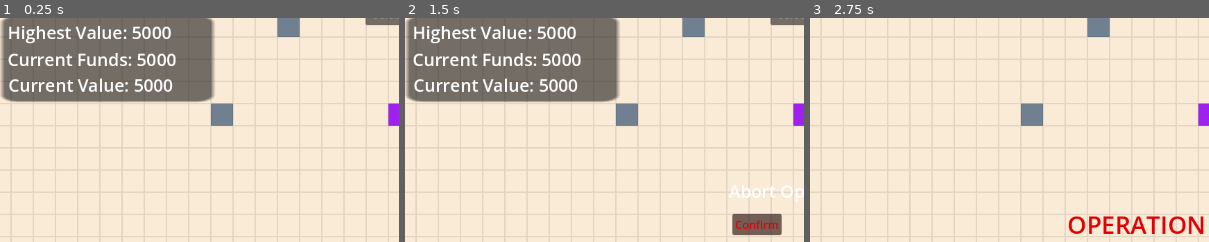
Above: before the commit, frames 1-3 (left to right).
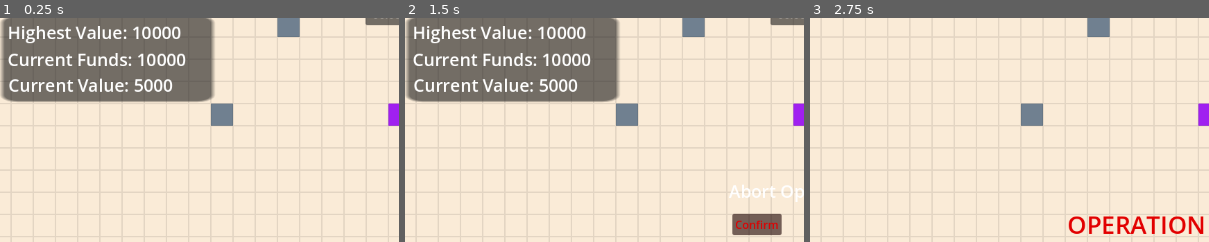
Above: after the commit, the same moments.

Repository: dwlee0802/BusinessTD
Game: Godot game, scene res://Scenes/game.tscn
Two runs of this game, one before a commit and one after it. Both use one fixed random seed, a clock stepped at 60 frames per second and the inputs below.
Inputs:
- Up to frame 1 (0.25 s): no input
- Up to frame 2 (1.5 s): click "Build" at 0.5 s; click "Abort" at 1.25 s
- Up to frame 3 (2.75 s): click "Confirm" at 2 s
The pictures show only the part of the screen within x 0-50%, y 4-54%; the shares and areas given below are measured in that part.

The runs differ from the first frame. In frame 1, 0.3% of the frame differs, in the area x 33-47%, y 3-22%; in frame 2, 0.3%; in frame 3, nothing differs.

Commit message:
Balancing. Fixed layers to show sprites properly.

Diff:
--- a/Scenes/BuildButton.gd
+++ b/Scenes/BuildButton.gd
@@ -1,14 +1,23 @@
 extends Button
 
+var game
 
 # Called when the node enters the scene tree for the first time.
 func _ready():
-	pass # Replace with function body.
+	game = get_parent().get_parent().get_parent().get_parent().get_parent()
 
 
 # Called every frame. 'delta' is the elapsed time since the previous frame.
 func _process(delta):
-	pass
+	if game.operationFunds < 0:
+		get_node("BuildOptionsMenu/MiningDrillButton").disabled = true
+		get_node("BuildOptionsMenu/TurretButton").disabled = true
+		get_node("BuildOptionsMenu/NetworkTowerButton").disabled = true
+	else:
+		get_node("BuildOptionsMenu/MiningDrillButton").disabled = false
+		get_node("BuildOptionsMenu/TurretButton").disabled = false
+		get_node("BuildOptionsMenu/NetworkTowerButton").disabled = false
+
 
 
 func _pressed():
--- a/Scenes/HQ.tscn
+++ b/Scenes/HQ.tscn
@@ -36,6 +36,7 @@
 
 [node name="Healthbar" type="Sprite2D" parent="."]
 modulate = Color(0.698039, 0, 0, 1)
+z_index = 100
 position = Vector2(-99, 109)
 scale = Vector2(200, 4)
 texture = ExtResource("5_lwoue")
@@ -66,11 +67,13 @@
 texture = ExtResource("6_y7kus")
 
 [node name="TurretBodySprite" type="Sprite2D" parent="."]
+z_index = 10
 texture_filter = 1
 scale = Vector2(4, 4)
 texture = ExtResource("2_5wjaa")
 
 [node name="TurretBarrelSprite" type="Sprite2D" parent="."]
+z_index = 11
 texture_filter = 1
 scale = Vector2(2.4, 2.4)
 texture = ExtResource("3_1kfn8")
--- a/Scenes/damage_popup.tscn
+++ b/Scenes/damage_popup.tscn
@@ -69,6 +69,7 @@
 [node name="Marker2D" type="Marker2D"]
 
 [node name="DamagePopup" type="RichTextLabel" parent="."]
+z_index = 50
 texture_filter = 1
 anchors_preset = 8
 anchor_left = 0.5
--- a/Scenes/enemyUnit.gd
+++ b/Scenes/enemyUnit.gd
@@ -41,7 +41,7 @@
 		if collision:
 			collision.get_collider().hit(hitPoints)
 
-			enemyDeathEffect.instantiate()
+			game.add_child(enemyDeathEffect.instantiate())
 			queue_free()
 	else:
 		attackTarget = game.playerStructures.pick_random()
--- a/Scenes/enemyUnit.tscn
+++ b/Scenes/enemyUnit.tscn
@@ -15,6 +15,7 @@
 shape = SubResource("CircleShape2D_fvuth")
 
 [node name="UnitSprite" type="Sprite2D" parent="."]
+z_index = 10
 texture_filter = 1
 texture = ExtResource("1_58xrn")
 
--- a/Scenes/game.gd
+++ b/Scenes/game.gd
@@ -30,20 +30,21 @@
 var buildingSizeN = [3, 7, 5, 3]
 
 # upfront cost of buildings
-var buildingCosts = [800, 1500, 500, 300]
-
-var spawnRate: float = 10
+var buildingCosts = [1500, 0, 4000, 1000]
+
+var spawnRate: float = 30
 var spawnRateHolder: float = 1
 var spawnCount: float = 20
-var difficultyScale: float = 1.1
+var difficultyScale: float = 2
+var enemyDifficultyIncrease: int = 0
 
 var gameStarted: bool = false
 var gamePaused: bool = true
 
 signal game_ended
 
-var operationFunds: float = 5000
-var highestValuePoint: float = 5000
+var operationFunds: float = 10000
+var highestValuePoint: float = 10000
 
 var operationTime: float = 0
 var operationTimeUI
@@ -90,8 +91,11 @@
 		if spawnRateHolder > spawnRate:
 			# randomly spawn enemies at the edge of the map
 			for i in range(int(spawnCount)):
-				SpawnEnemy(edgeTiles.pick_random().position, playerStructures.pick_random())
+				SpawnEnemy(edgeTiles.pick_random().position, playerStructures.pick_random(), enemyDifficultyIncrease * 5)
 			spawnCount *= difficultyScale
+			if spawnCount > 600:
+				spawnCount = 600
+				enemyDifficultyIncrease += 1
 			spawnRateHolder = 0
 
 
@@ -259,10 +263,12 @@
 	return output
 
 
-func SpawnEnemy(where, attackWhat):
+func SpawnEnemy(where, attackWhat, addHealth):
 	var newUnit = enemyScene.instantiate()
 	newUnit.position = where
 	newUnit.attackTarget = attackWhat
+	newUnit.maxHitPoints = 100 + addHealth
+	newUnit.hitPoints = newUnit.maxHitPoints
 	add_child(newUnit)
 
 
--- a/Scenes/mining_drill.gd
+++ b/Scenes/mining_drill.gd
@@ -14,7 +14,7 @@
 var placedTile
 
 static var repairCost: int = 3
-static var upkeep: int = 3
+static var upkeep: int = 10
 var upkeepHolder: float = 0
 
 var revenueAmount: int = 100
@@ -37,17 +37,6 @@
 
 # Called every frame. 'delta' is the elapsed time since the previous frame.
 func _process(delta):
-	if buildTime > 0:
-		buildTime -= delta
-		sprite.modulate = Color.DIM_GRAY
-		buildTimeLabel.text = str(snapped(buildTime, 0.001))
-
-		return
-	else:
-		buildTimeLabel.visible = false
-
-	sprite.modulate = Color.DIM_GRAY
-
 	if hitPoints <= 0:
 		var tiles = game.GetSquare(placedTile, 5)
 		for tile in tiles:
@@ -62,6 +51,17 @@
 
 	if healthBar.scale.x > healthBarSize * hitPoints / maxHitPoints:
 		healthBar.scale.x -= delta * 140
+
+	if buildTime > 0:
+		buildTime -= delta
+		sprite.modulate = Color.DIM_GRAY
+		buildTimeLabel.text = str(snapped(buildTime, 0.001))
+
+		return
+	else:
+		buildTimeLabel.visible = false
+
+	sprite.modulate = Color.DIM_GRAY
 
 	if isSupplied:
 		sprite.modulate = Color.WHITE
--- a/Scenes/mining_drill.tscn
+++ b/Scenes/mining_drill.tscn
@@ -11,6 +11,7 @@
 script = ExtResource("1_h1akn")
 
 [node name="Sprite2D" type="Sprite2D" parent="."]
+z_index = 10
 texture_filter = 1
 scale = Vector2(4, 4)
 texture = ExtResource("1_beqj3")
--- a/Scenes/network_tower.gd
+++ b/Scenes/network_tower.gd
@@ -42,29 +42,6 @@
 
 
 func _process(delta):
-	if buildTime > 0:
-		buildTime -= delta
-		spriteNode.modulate = Color.DIM_GRAY
-		buildTimeLabel.text = str(snapped(buildTime, 0.001))
-		return
-	else:
-		buildTimeLabel.visible = false
-
-	if game.waitingForBuildLocation == true and game.buildType == type:
-		connectionRange.visible = true
-		supplyRange.visible = false
-	else:
-		connectionRange.visible = false
-		supplyRange.visible = true
-
-	if isConnected == false:
-		connectionRange.visible = false
-		supplyRange.visible = false
-		spriteNode.modulate = Color.DIM_GRAY
-
-
-	spriteNode.modulate = Color.WHITE
-
 	if hitPoints <= 0:
 		var tiles
 		tiles = game.GetSquare(placedTile, 3)
@@ -84,6 +61,31 @@
 
 	if healthBar.scale.x > healthBarSize * hitPoints / maxHitPoints:
 		healthBar.scale.x -= delta * 140
+
+	if buildTime > 0:
+		buildTime -= delta
+		spriteNode.modulate = Color.DIM_GRAY
+		buildTimeLabel.text = str(snapped(buildTime, 0.001))
+		isConnected = false
+		return
+	else:
+		buildTimeLabel.visible = false
+
+
+	if game.waitingForBuildLocation == true and game.buildType == type:
+		connectionRange.visible = true
+		supplyRange.visible = false
+	else:
+		connectionRange.visible = false
+		supplyRange.visible = true
+
+	if isConnected == false:
+		connectionRange.visible = false
+		supplyRange.visible = false
+		spriteNode.modulate = Color.DIM_GRAY
+
+
+	spriteNode.modulate = Color.WHITE
 
 
 func hit(damage):
--- a/Scenes/network_tower.tscn
+++ b/Scenes/network_tower.tscn
@@ -28,6 +28,7 @@
 
 [node name="Healthbar" type="Sprite2D" parent="."]
 modulate = Color(0.698039, 0, 0, 1)
+z_index = 100
 position = Vector2(-35, 40)
 scale = Vector2(70, 3.734)
 texture = ExtResource("2_0x82i")
@@ -51,6 +52,7 @@
 texture = ExtResource("5_fpvw5")
 
 [node name="Sprite2D" type="Sprite2D" parent="."]
+z_index = 10
 texture_filter = 1
 scale = Vector2(2.2, 2.2)
 texture = ExtResource("1_n5qn0")
--- a/Scenes/turret.gd
+++ b/Scenes/turret.gd
@@ -8,6 +8,7 @@
 
 var ammoType: int = 0
 var ammoTypeFireRate = [1, 0.9, 1, 1]
+var ammoTypeCost = [15, 35, 1, 1]
 
 var targets = []
 
@@ -26,15 +27,13 @@
 
 var placedTile
 
-var upkeep = [3, 5, 2]
+var upkeep = [10, 15, 10]
 var upkeepLow = [3, 5, 2]
 var upkeepHigh = [3, 5, 2]
 
 static var repairCost: int = 3
 
 var upkeepHolder: float = 0
-
-const piercingShotRange = 100
 
 var isSupplied: bool = false
 var networkUpdateHolder: float = 1
@@ -69,9 +68,38 @@
 		hitPoints = maxHitPoints
 		healthBarSize = 200
 
+	game.game_ended.connect(GameEnded)
 
 # Called every frame. 'delta' is the elapsed time since the previous frame.
 func _process(delta):
+	if hitPoints <= 0:
+		if isHQ:
+			print("Game Over!")
+			game.GameOver()
+
+		var tiles
+
+		if isHQ:
+			tiles = game.GetSquare(placedTile, 7)
+		else:
+			tiles = game.GetSquare(placedTile, 3)
+
+		for tile in tiles:
+			for item in tile:
+				item.occupied = false
+
+		if game.selectedUnit == self:
+			game.selectedUnit = null
+
+		queue_free()
+
+	if hitPoints < maxHitPoints:
+		hitPoints += 5 * delta
+		game.operationFunds -= delta * repairCost * 5
+
+	if healthBar.scale.x > healthBarSize * hitPoints / maxHitPoints:
+		healthBar.scale.x -= delta * 140
+
 	if buildTime > 0:
 		buildTime -= delta
 		bodySprite.modulate = Color.DIM_GRAY
@@ -92,34 +120,6 @@
 		return
 
 	bodySprite.modulate = Color.WHITE
-
-	if hitPoints <= 0:
-		if isHQ:
-			print("Game Over!")
-			game.GameOver()
-
-		var tiles
-
-		if isHQ:
-			tiles = game.GetSquare(placedTile, 7)
-		else:
-			tiles = game.GetSquare(placedTile, 3)
-
-		for tile in tiles:
-			for item in tile:
-				item.occupied = false
-
-		if game.selectedUnit == self:
-			game.selectedUnit = null
-
-		queue_free()
-
-	if hitPoints < maxHitPoints:
-		hitPoints += 5 * delta
-		game.operationFunds -= delta * repairCost * 5
-
-	if healthBar.scale.x > healthBarSize * hitPoints / maxHitPoints:
-		healthBar.scale.x -= delta * 140
 
 	if upkeepHolder > 1:
 		game.operationFunds -= upkeep[type] + fireRateMode - 1
@@ -175,11 +175,15 @@
 			# attack target
 			if ammoType == 0:
 				currentTarget.ReceiveHit(randi_range(50, 150))
+				game.operationFunds -= ammoTypeCost[0]
 			elif ammoType == 1:
 				var hitstuff = get_node("TurretBarrelSprite/APShapeCast").GetColliders()
 				for item in hitstuff:
 					if item != null:
 						item.ReceiveHit(randi_range(50, 150))
+
+				game.operationFunds -= ammoTypeCost[1]
+
 
 			fireRateHolder = 0
 
@@ -270,6 +274,10 @@
 				item.UpdateSupply()
 
 
+func GameEnded():
+	queue_free()
+
+
 func _to_string():
 	var output = ""
 	if isHQ:
